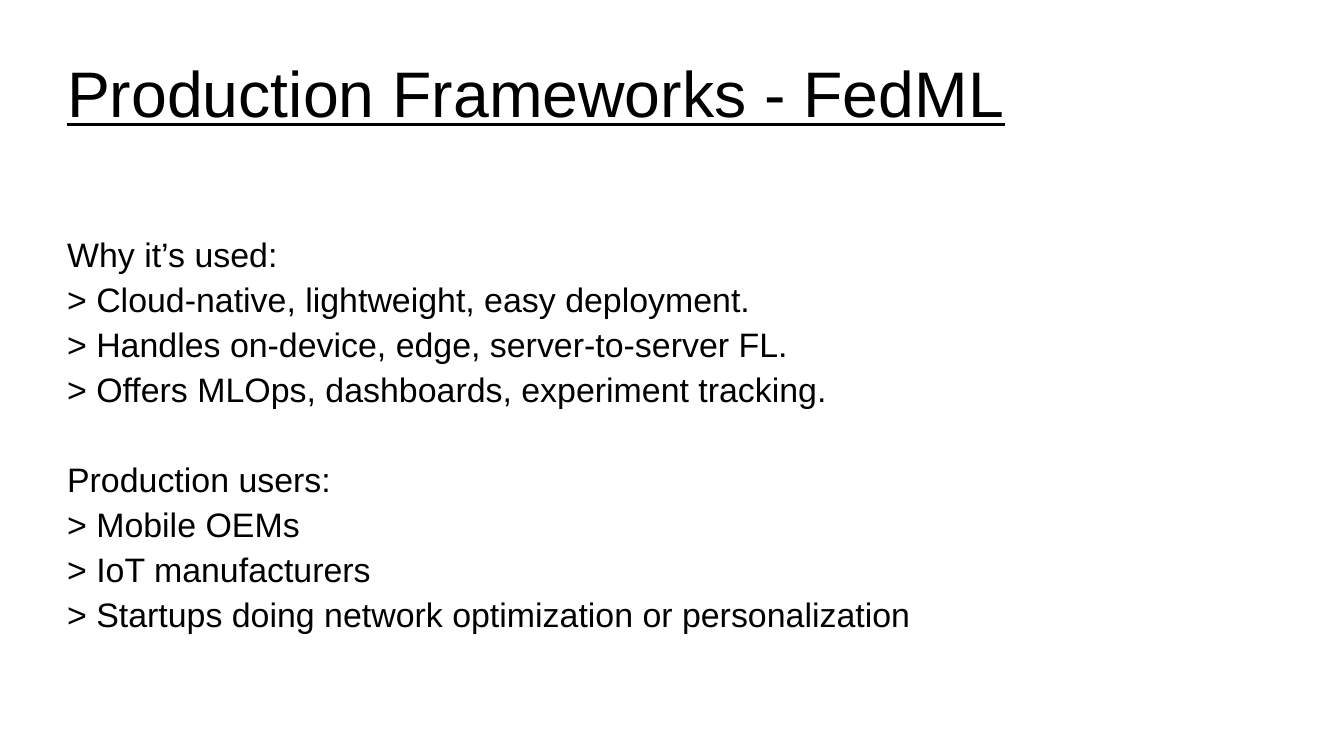
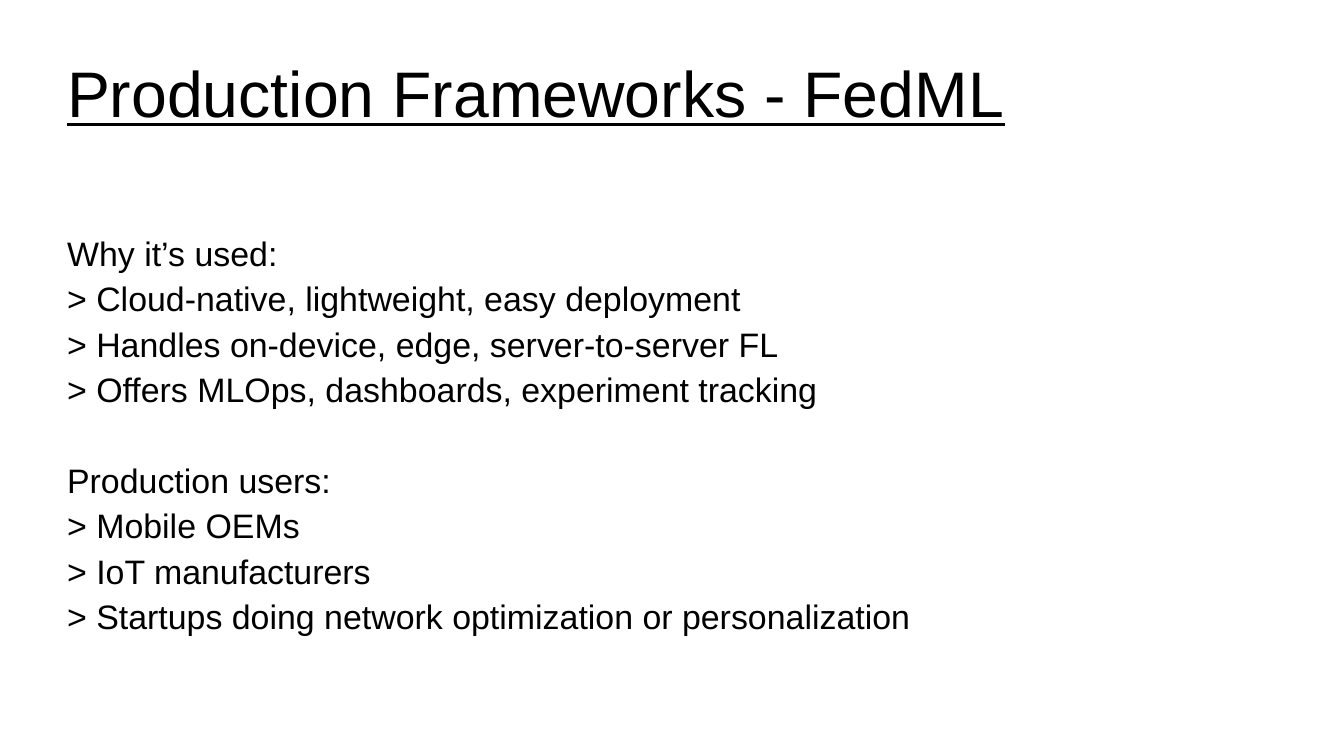
Before and after one commit to UVADS/distributed_computing, a slide deck: slide 24 of 07_distributed_model_training/federated_learning.ppt (slide 23 before the commit). Drawn at 1344x756 pixels with LibreOffice and Linux fonts; fonts in the diff are those of the drawing. Boxes give left, top, right and bottom in pixels: in the first picture for what was removed or moved away, otherwise in the second. Text is boxed around its words. In the diff, an @@ line names an element or a change of style, - is before the commit and + after.

Commit message:
updated fl slides

```diff
--- a/07_distributed_model_training/federated_learning.ppt
+++ b/07_distributed_model_training/federated_learning.ppt
@@ text at [96, 286, 817, 409]: text changed @@
-> Cloud-native, lightweight, easy deployment.
-> Handles on-device, edge, server-to-server FL.
-> Offers MLOps, dashboards, experiment tracking.
+> Cloud-native, lightweight, easy deployment
+> Handles on-device, edge, server-to-server FL
+> Offers MLOps, dashboards, experiment tracking
```
Also in this commit, not shown: 3 other slides changed, 2 slides added, 1 slide removed, 1 other file.
